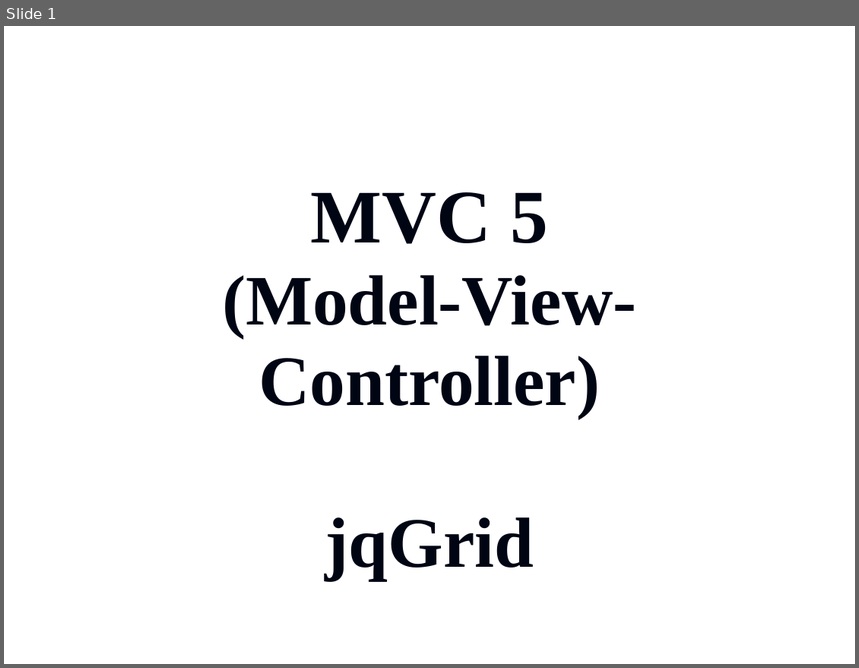
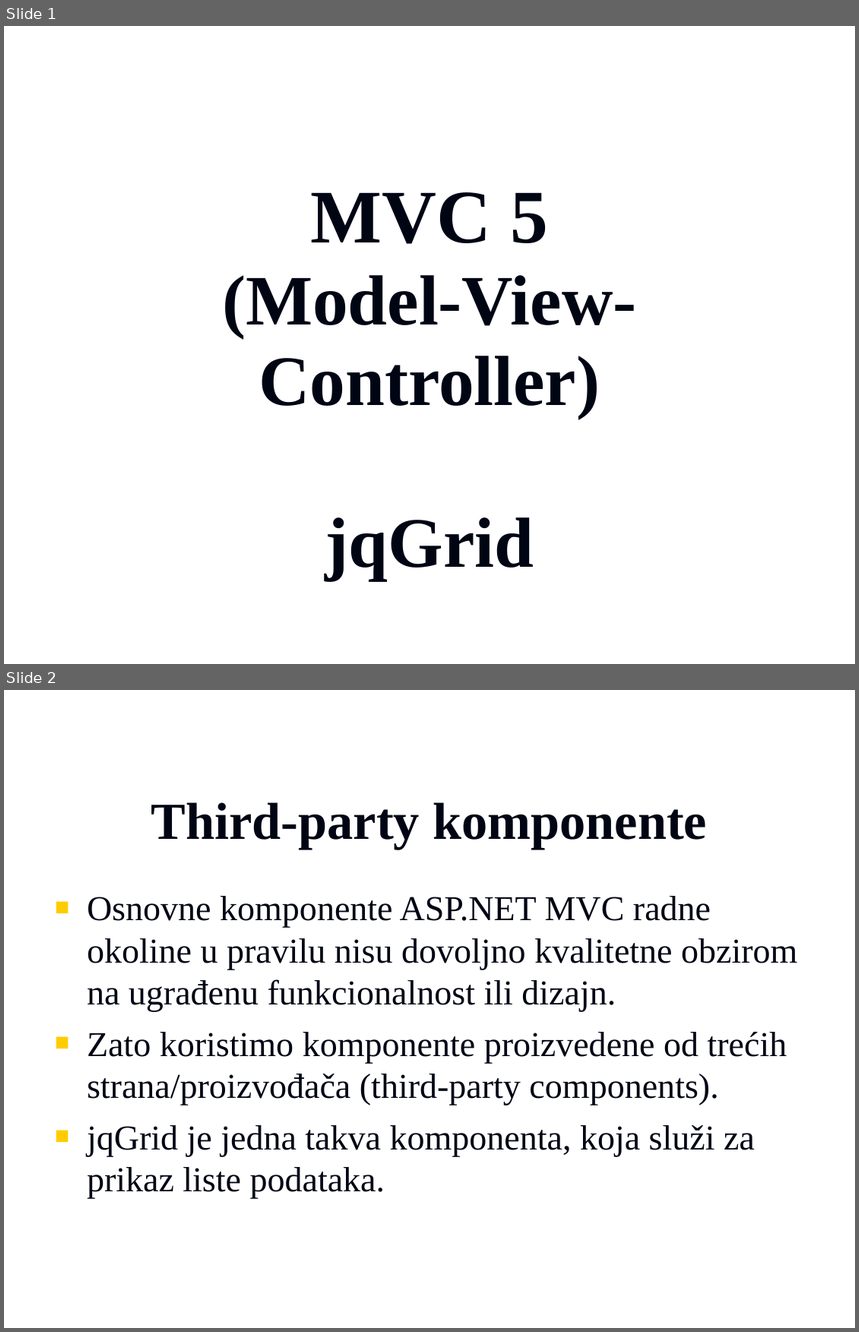
Before and after one commit to vzdesic/PZI, a slide deck: PPTs/18 MVC jqgrid.ppt. Shown one above the other, each under a label of ours: slide 1 before the commit, slides 1 and 2 after it. The pictures are 859x668 and 859x1332 pixels, drawn with LibreOffice and Linux fonts; fonts in the diff are those of the drawing; background and template pictures are left out. Boxes give left, top, right and bottom in pixels: in the first picture for what was removed or moved away, otherwise in the second. Text is boxed around its words. In the diff, an @@ line names an element or a change of style, - is before the commit and + after.

```diff
--- a/PPTs/18 MVC jqgrid.ppt
+++ b/PPTs/18 MVC jqgrid.ppt
@@ slide 2 added at [4,690,855,1328], background picture (left out) @@
@@ title added at [151,802,707,849], 44 pt, text #000514, bold @@
+Third-party komponente
@@ text added at [87,896,797,1198], 29.6 pt, text #000514 @@
+■ Osnovne komponente ASP.NET MVC radne okoline u pravilu nisu dovoljno kvalitetne obzirom na ugrađenu funkcionalnost ili dizajn.
+■ Zato koristimo komponente proizvedene od trećih strana/proizvođača (third-party components).
+■ jqGrid je jedna takva komponenta, koja služi za prikaz liste podataka.
```
Also in this commit, not shown: 9 other slides added, 1 slide removed, 7 other files.
